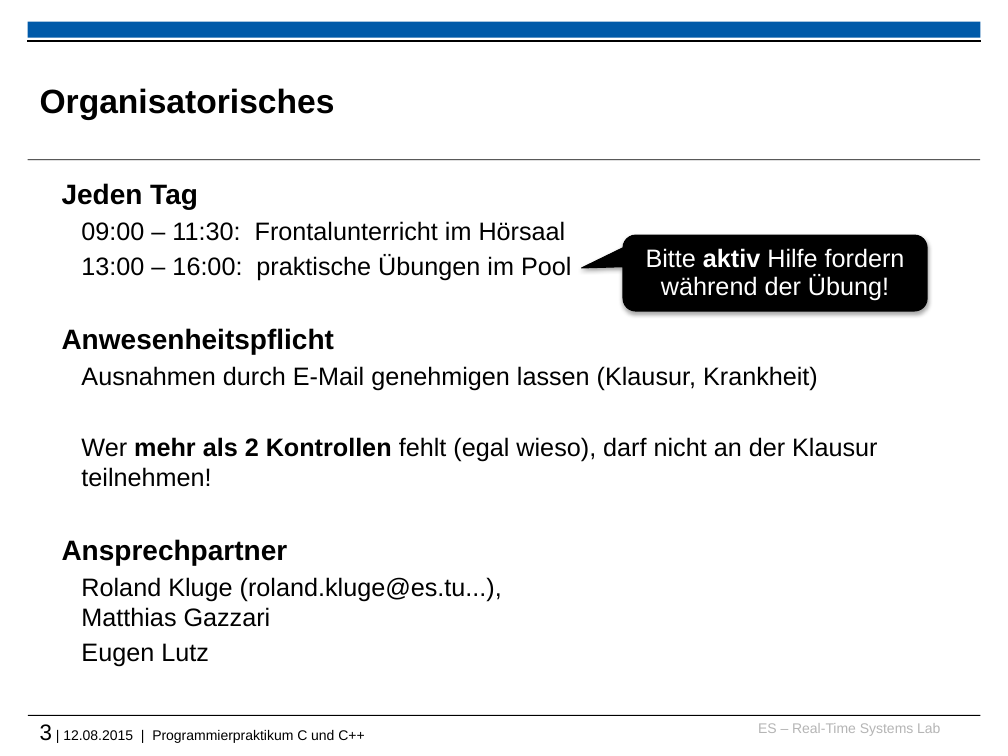
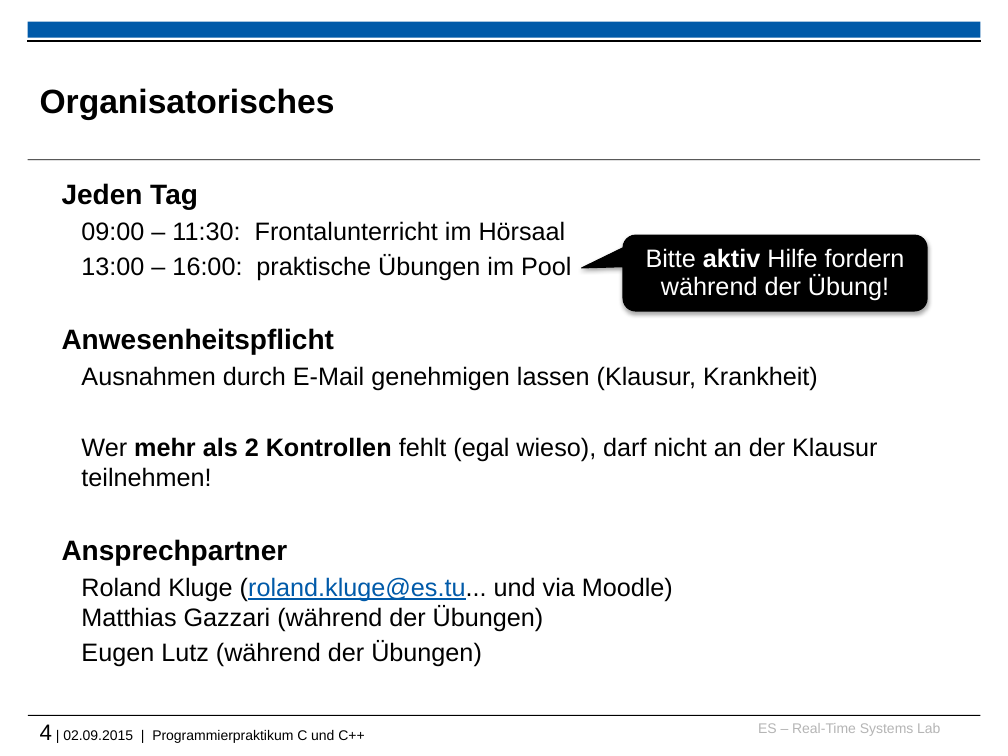
Before and after one commit to h82k/tud-cppp, a slide deck: slide 4 of vorlesung/cppp_lecture.pptx (slide 3 before the commit). Drawn at 1008x756 pixels with LibreOffice and Linux fonts; fonts in the diff are those of the drawing; background and template pictures are left out. Boxes give left, top, right and bottom in pixels: in the first picture for what was removed or moved away, otherwise in the second. Text is boxed around its words. In the diff, an @@ line names an element or a change of style, - is before the commit and + after.

```diff
--- a/vorlesung/cppp_lecture.pptx
+++ b/vorlesung/cppp_lecture.pptx
@@ text at box(81, 577, 673, 667): text changed @@
-  Roland Kluge (roland.kluge@es.tu...),
-  Matthias Gazzari
-  Eugen Lutz
+  Roland Kluge (roland.kluge@es.tu... und via Moodle)
+  Matthias Gazzari (während der Übungen)
+  Eugen Lutz (während der Übungen)
@@ text at box(40, 724, 364, 743): text changed @@
-3 | 12.08.2015 | Programmierpraktikum C und C++
+4 | 02.09.2015 | Programmierpraktikum C und C++
```
Also in this commit, not shown: 20 other slides changed, 2 slides added, 1 other file.
